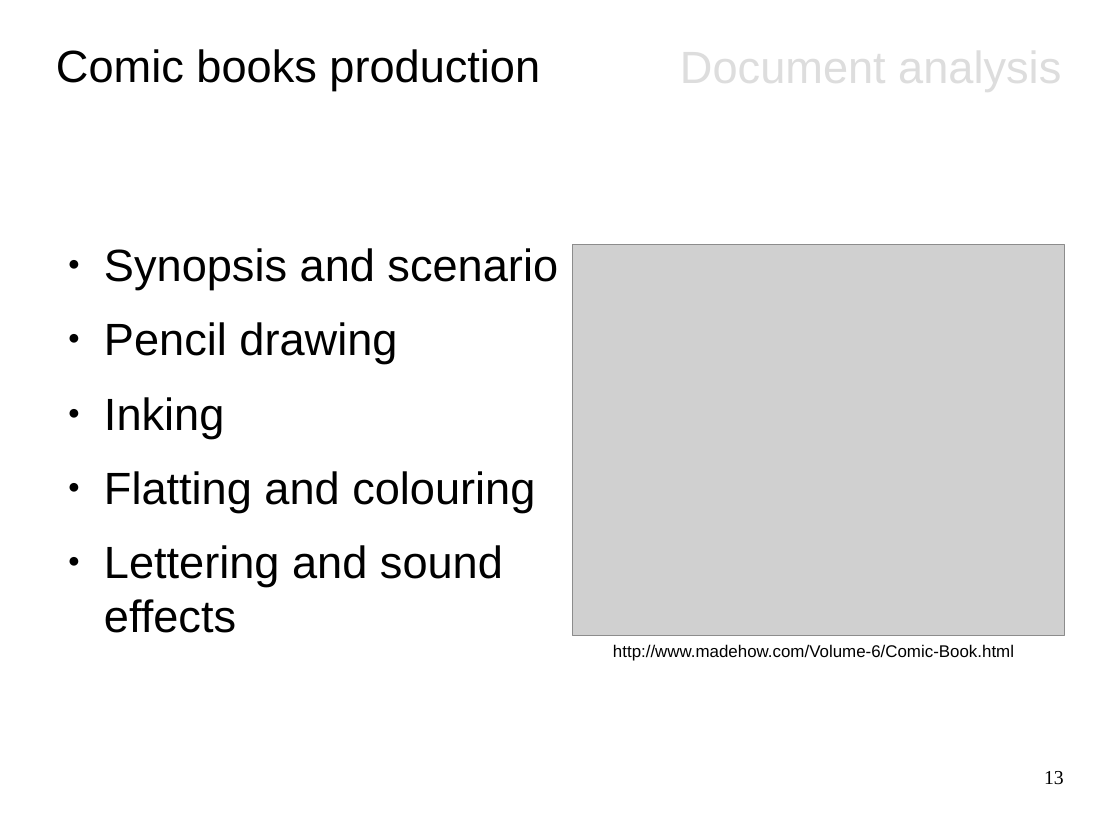
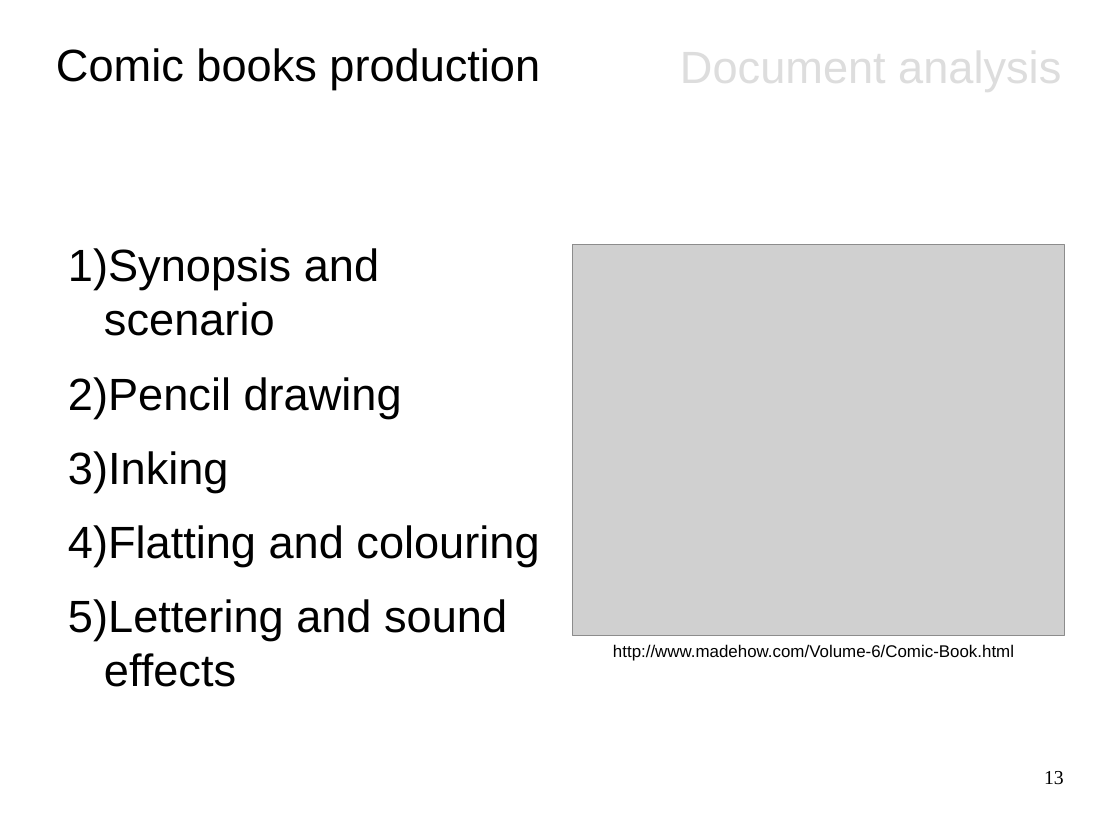
Before and after one commit to crigaud/thesis, a slide deck: slide 13 of presentation/1_context/main.odp. Drawn at 1120x840 pixels with LibreOffice and Linux fonts; fonts in the diff are those of the drawing; grey boxes stand for pictures. Boxes give left, top, right and bottom in pixels: in the first picture for what was removed or moved away, otherwise in the second. Text is boxed around its words. In the diff, an @@ line names an element or a change of style, - is before the commit and + after.

```diff
--- a/presentation/1_context/main.odp
+++ b/presentation/1_context/main.odp
@@ text "Synopsis and scenario" at [68, 248, 539, 687]: bullet ● to 1) @@
```
Also in this commit, not shown: 5 other slides changed, 8 slides added, 5 other files.
